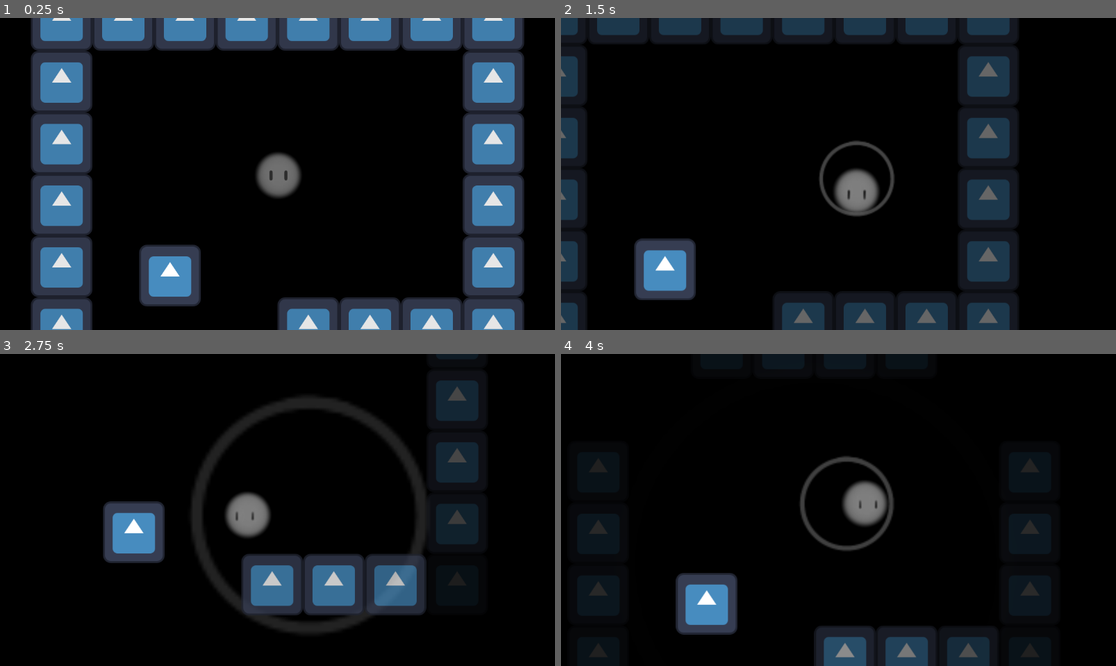
Above: before the commit, frames 1-4 (two rows, left to right).
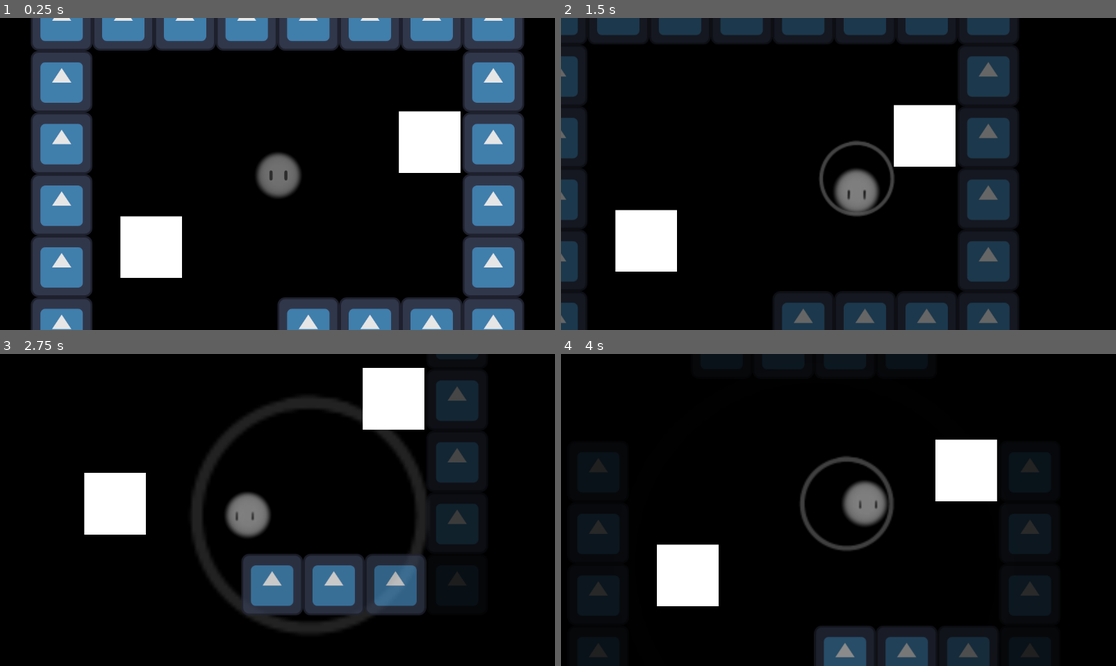
Above: after the commit, the same moments.

Repository: ldg030917/Gamejam
Game: Godot game, scene res://scenes/main.tscn
Same seed, same stepped clock (60 frames per second), same inputs: the game is played once before the commit and once after it. The engine's default icon, where the game draws it, is replaced by a stand-in: a white triangle on a blue panel in a dark square.
Inputs:
- Up to frame 1 (0.25 s): no input
- Up to frame 2 (1.5 s): hold Right (Right) 0.53-1.28 s; hold 1 (Blue) 0.53-1.28 s; hold Down (Down) from 1.28 s (still down); tap Space (Emit) at 1.35 s
- Up to frame 3 (2.75 s): release Down (Down) at 2.03 s; hold Right (Right) from 2.03 s (still down); hold 2 (Green) from 2.03 s (still down)
- Up to frame 4 (4 s): release Right (Right) at 2.78 s; release 2 (Green) at 2.78 s; hold Up (Up) 2.78-3.53 s; tap 3 (Red) at 2.85 s; hold Left (Left) from 3.53 s (still down); hold 1 (Blue) from 3.53 s (still down)

The runs differ from the first frame. In frame 1, 5.7% of the frame differs, in the area x 21-83%, y 29-93%; in frame 2, 5.7%; in frame 3, 5.7%; in frame 4, 5.7%, in the area x 17-79%, y 27-90%.

Commit message:
변경사항 임시 커밋

Diff:
--- /dev/null
+++ b/scenes/death_block.tscn
@@ -0,0 +1,25 @@
+[gd_scene load_steps=3 format=3 uid="uid://gyiecx0qqc50"]
+
+[ext_resource type="Script" uid="uid://ciu2loj8s27m7" path="res://scripts/death_block.gd" id="1_6m68m"]
+
+[sub_resource type="RectangleShape2D" id="RectangleShape2D_6m68m"]
+size = Vector2(128, 128)
+
+[node name="Node2D" type="Area2D"]
+script = ExtResource("1_6m68m")
+
+[node name="ColorRect" type="ColorRect" parent="."]
+anchors_preset = 8
+anchor_left = 0.5
+anchor_top = 0.5
+anchor_right = 0.5
+anchor_bottom = 0.5
+offset_left = -64.0
+offset_top = -64.0
+offset_right = 64.0
+offset_bottom = 64.0
+grow_horizontal = 2
+grow_vertical = 2
+
+[node name="CollisionShape2D" type="CollisionShape2D" parent="."]
+shape = SubResource("RectangleShape2D_6m68m")
--- a/scenes/main.tscn
+++ b/scenes/main.tscn
@@ -8,7 +8,7 @@
 [ext_resource type="PackedScene" uid="uid://dlt5a3g6j78fn" path="res://scenes/tiles/ice.tscn" id="4_ya4ey"]
 [ext_resource type="PackedScene" uid="uid://qr5c84cys00i" path="res://scenes/tiles/vine.tscn" id="7_a8y0u"]
 [ext_resource type="PackedScene" uid="uid://bcuft6ksi7cwt" path="res://scenes/tiles/water.tscn" id="9_jkv2x"]
-[ext_resource type="PackedScene" uid="uid://ba1uqyedxoa7v" path="res://scenes/fragment.tscn" id="10_choun"]
+[ext_resource type="PackedScene" uid="uid://gyiecx0qqc50" path="res://scenes/death_block.tscn" id="10_choun"]
 [ext_resource type="PackedScene" uid="uid://blge1835rb1if" path="res://scenes/tiles/white.tscn" id="10_jbj1t"]
 
 [sub_resource type="TileSetAtlasSource" id="TileSetAtlasSource_0wfyh"]
@@ -63,4 +63,7 @@
 layer_0/tile_data = PackedInt32Array(-4, 2, 65536, 65532, 2, 65536, 131068, 2, 65536, 196604, 2, 65536, 262140, 2, 6553 …(25239 unchanged characters)…
 
 [node name="fragment" parent="." instance=ExtResource("10_choun")]
-position = Vector2(-223, 211)
+position = Vector2(-262, 152)
+
+[node name="Node2D" parent="." instance=ExtResource("10_choun")]
+position = Vector2(316, -66)
--- /dev/null
+++ b/scenes/object.tscn
@@ -0,0 +1,40 @@
+[gd_scene load_steps=5 format=3 uid="uid://brho7duevxsd1"]
+
+[ext_resource type="Texture2D" uid="uid://drj6kipq03p6h" path="res://sprites/water.png" id="1_a0y2b"]
+[ext_resource type="Texture2D" uid="uid://dmag4s2ck4moa" path="res://sprites/water3.png" id="2_6qvdj"]
+[ext_resource type="Texture2D" uid="uid://b26rkoac831cr" path="res://sprites/water2.png" id="3_a03g0"]
+
+[sub_resource type="SpriteFrames" id="SpriteFrames_46pka"]
+animations = [{
+"frames": [{
+"duration": 1.0,
+"texture": ExtResource("1_a0y2b")
+}, {
+"duration": 1.0,
+"texture": ExtResource("2_6qvdj")
+}, {
+"duration": 1.0,
+"texture": ExtResource("3_a03g0")
+}, {
+"duration": 1.0,
+"texture": ExtResource("3_a03g0")
+}, {
+"duration": 1.0,
+"texture": ExtResource("2_6qvdj")
+}, {
+"duration": 1.0,
+"texture": ExtResource("1_a0y2b")
+}],
+"loop": true,
+"name": &"default",
+"speed": 10.0
+}]
+
+[node name="Node2D" type="Node2D"]
+
+[node name="AnimatedSprite2D" type="AnimatedSprite2D" parent="."]
+self_modulate = Color(1.2, 1.2, 1.2, 1)
+scale = Vector2(0.1, 0.1)
+sprite_frames = SubResource("SpriteFrames_46pka")
+autoplay = "default"
+frame_progress = 0.230224
--- /dev/null
+++ b/scripts/death_block.gd
@@ -0,0 +1,8 @@
+extends Area2D
+
+func _ready() -> void:
+	connect("body_entered", _on_body_entered)
+
+func _on_body_entered(body):
+	if body is Player:
+		body.die()
--- a/scripts/global.gd
+++ b/scripts/global.gd
@@ -5,3 +5,4 @@
 var R = false
 
 var fragment = 0
+var respawn_position: Vector2 = Vector2.ZERO
--- a/scripts/player_controller.gd
+++ b/scripts/player_controller.gd
@@ -1,4 +1,5 @@
 extends CharacterBody2D
+class_name Player
 
 @export var speed = 230
 @export var n_particle = 120
@@ -68,3 +69,23 @@
 		velocity = Input.get_vector("Left", "Down", "Up", "Right").normalized()
 	else :
 		velocity = Input.get_vector("Right", "Left", "Up", "Down").normalized()
+
+func die():
+	set_process(false)
+	set_physics_process(false)
+
+	var tween = create_tween()
+	tween.tween_property(self, "scale", Vector2(0.1, 0.1), 0.4).set_trans(Tween.TRANS_QUAD).set_ease(Tween.EASE_IN)
+	tween.tween_callback(Callable(self, "_on_death_shrink_finished"))
+	#tween.play()
+
+func _on_death_shrink_finished():
+	if global.respawn_position != Vector2.ZERO:
+		global_position = global.respawn_position
+		scale = Vector2.ONE
+		velocity = Vector2.ZERO
+		set_process(true)
+		set_physics_process(true)
+	else:
+		get_tree().reload_current_scene()
+		#print("you died")
Not shown, added: scripts/death_block.gd.uid
Binary file added: sprites/water.png
Not shown, added: sprites/water.png.import
Binary file added: sprites/water2.png
Not shown, added: sprites/water2.png.import
Binary file added: sprites/water3.png
Not shown, added: sprites/water3.png.import
